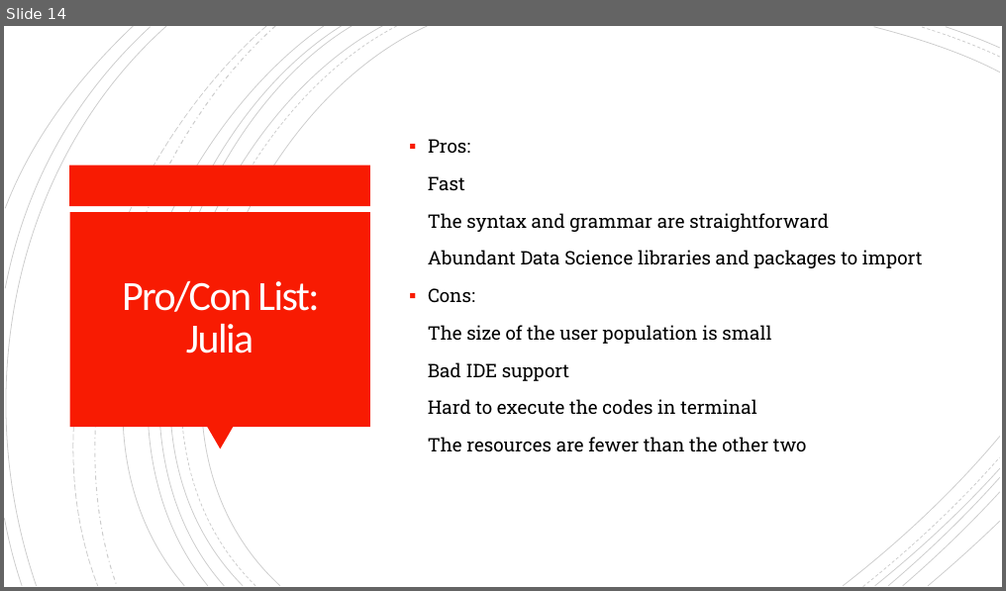
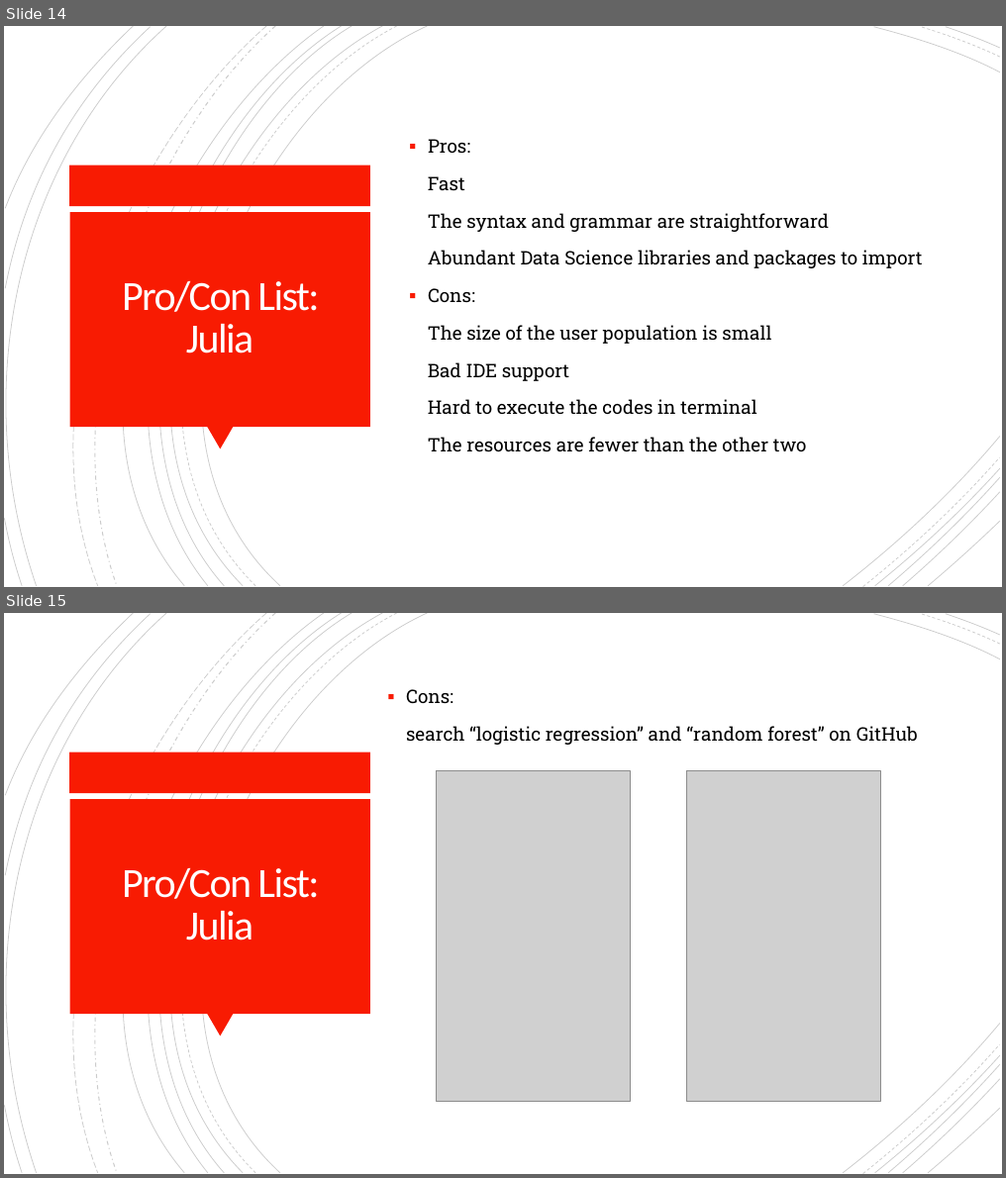
Before and after one commit to ymart1n/ML-Research-Repo, a slide deck: Homework 1/hw1-pre.pptx. Shown one above the other, each under a label of ours: slide 14 before the commit, slides 14 and 15 after it. The pictures are 1006x591 and 1006x1178 pixels, drawn with LibreOffice and Linux fonts; fonts in the diff are those of the drawing; grey boxes stand for pictures. Boxes give left, top, right and bottom in pixels: in the first picture for what was removed or moved away, otherwise in the second. Text is boxed around its words. In the diff, an @@ line names an element or a change of style, - is before the commit and + after.

Commit message:
Update hw1-pre.pptx
adding content

```diff
--- a/Homework 1/hw1-pre.pptx
+++ b/Homework 1/hw1-pre.pptx
@@ slide 15 added at bbox=[4, 613, 1002, 1174], background #FFFFFF; not listed: 24 template elements that a slide beside it also shows @@
@@ text added at bbox=[406, 689, 918, 745], 18 pt, text #000000 @@
+▪ Cons:
+search “logistic regression” and “random forest” on GitHub
@@ picture added at bbox=[436, 771, 631, 1101] @@
@@ picture added at bbox=[687, 771, 881, 1101] @@
@@ title added at bbox=[122, 868, 319, 941], 40 pt, text #FFFEFF @@
+Pro/Con List: Julia
```
